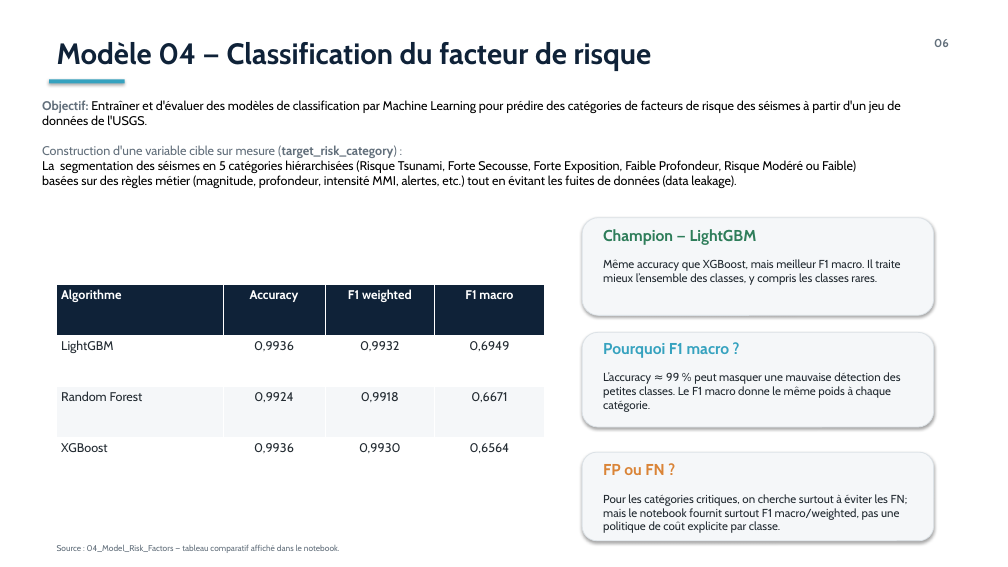
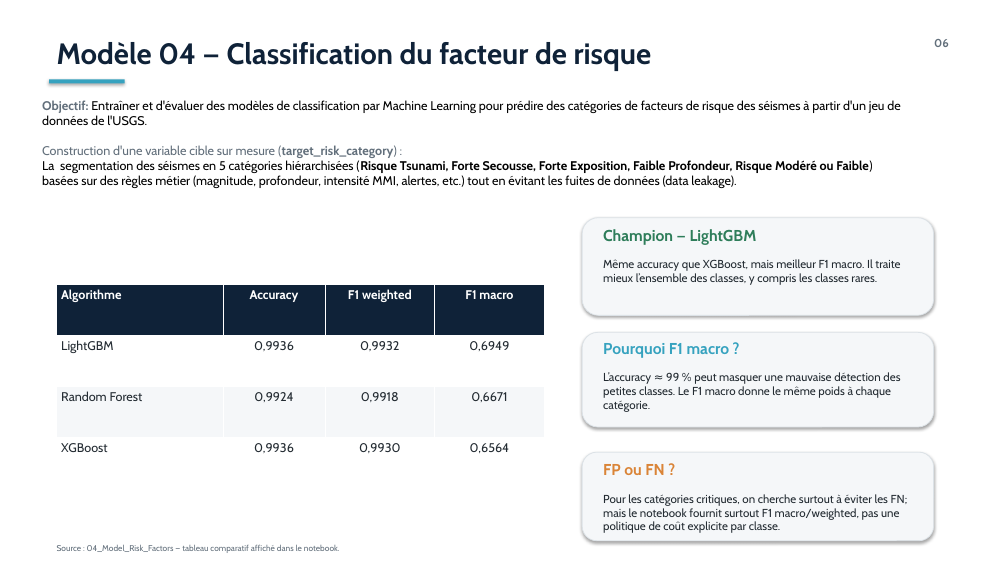
Before and after one commit to tarekalsemaan/USGS-Earthquake-AI, a slide deck: slide 5 of Presentation_TP_USGS_Earthquake_AI_FINAL.pptx. Drawn at 1008x567 pixels with LibreOffice and Linux fonts; fonts in the diff are those of the drawing. Boxes give left, top, right and bottom in pixels: in the first picture for what was removed or moved away, otherwise in the second. Text is boxed around its words. In the diff, an @@ line names an element or a change of style, - is before the commit and + after.

```diff
--- a/Presentation_TP_USGS_Earthquake_AI_FINAL.pptx
+++ b/Presentation_TP_USGS_Earthquake_AI_FINAL.pptx
@@ text at (x1=42, y1=160, x2=872, y2=173): bold on in "(Risque Tsunami, Forte Secousse, Forte Exposition, Faible ..." @@
```
Also in this commit, not shown: 2 other slides changed.
